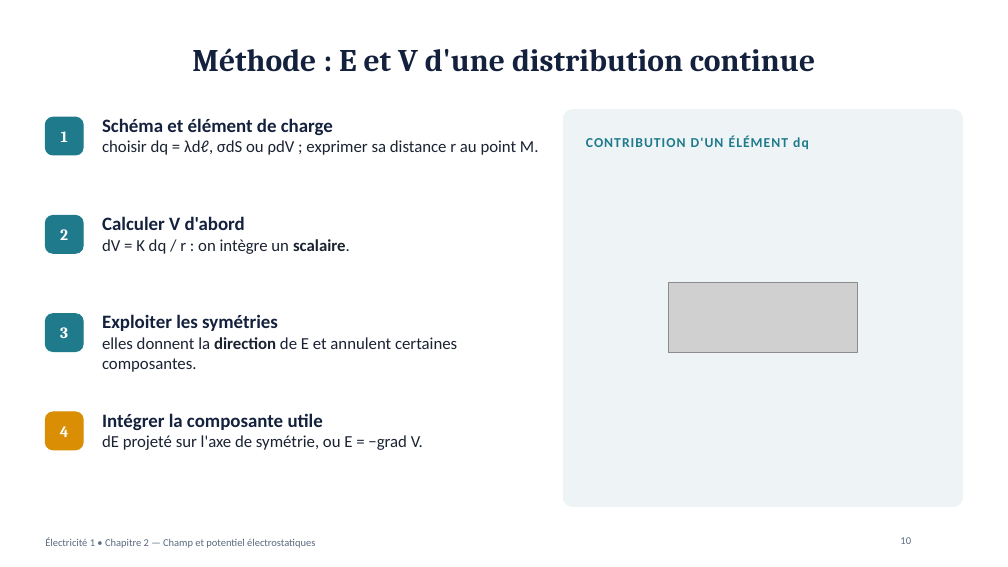
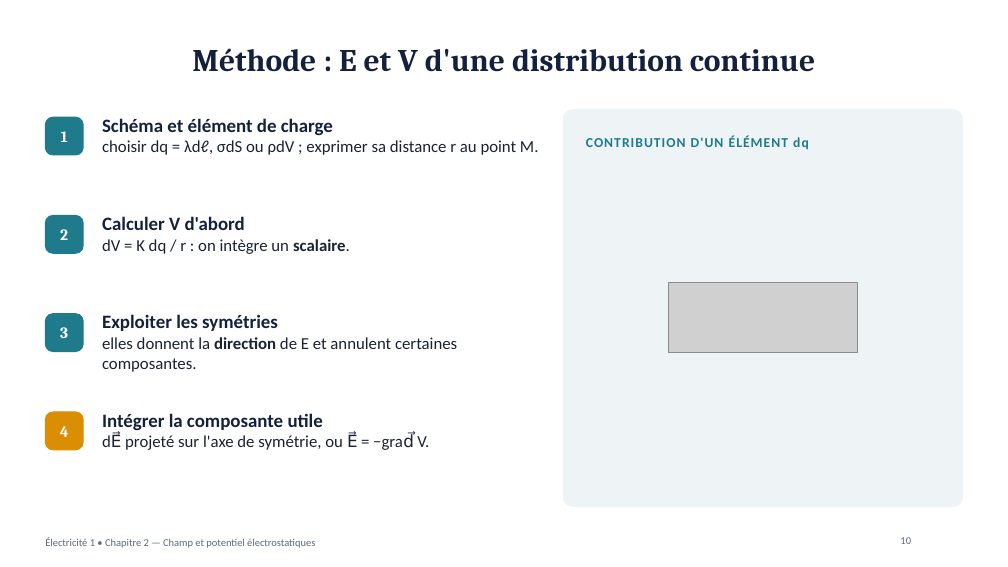
Before and after one commit to physiquefacile/physiquefacile.github.io, a slide deck: slide 10 of slides/Electricite_Chapitre_2_Champ_potentiel.pptx. Drawn at 1008x567 pixels with LibreOffice and Linux fonts; fonts in the diff are those of the drawing; grey boxes stand for pictures; background and template pictures are left out. Boxes give left, top, right and bottom in pixels: in the first picture for what was removed or moved away, otherwise in the second. Text is boxed around its words. In the diff, an @@ line names an element or a change of style, - is before the commit and + after.

```diff
--- a/slides/Electricite_Chapitre_2_Champ_potentiel.pptx
+++ b/slides/Electricite_Chapitre_2_Champ_potentiel.pptx
@@ text at (125,434,429,450): text changed @@
-dE projeté sur l'axe de symétrie, ou E = −grad V.
+dE⃗ projeté sur l'axe de symétrie, ou E⃗ = −grad⃗ V.
```
Also in this commit, not shown: 7 other slides changed, 2 other files.
